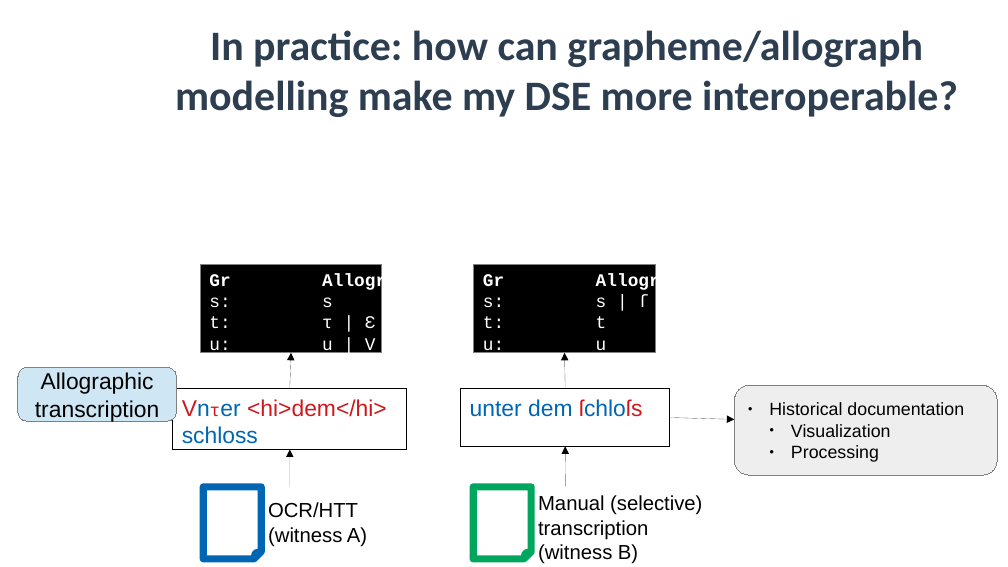
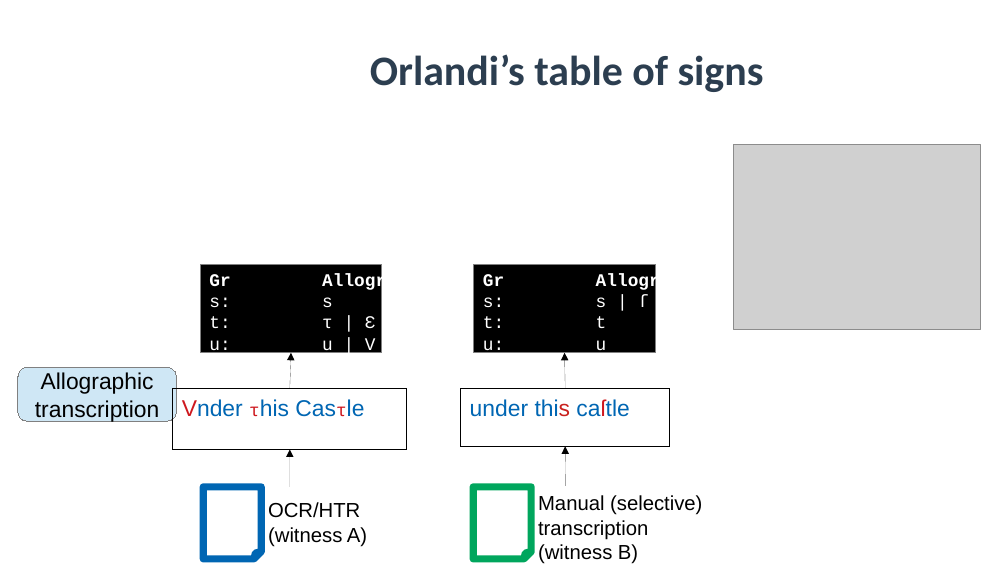
Before and after one commit to SunoikisisDC/SunoikisisDC-2021-2022, a slide deck: slide 35 of Summer/Session3_Monella.odp (slide 62 before the commit). Drawn at 1008x567 pixels with LibreOffice and Linux fonts; fonts in the diff are those of the drawing; grey boxes stand for pictures; background and template pictures are left out. Boxes give left, top, right and bottom in pixels: in the first picture for what was removed or moved away, otherwise in the second. Text is boxed around its words. In the diff, an @@ line names an element or a change of style, - is before the commit and + after.

```diff
--- a/Summer/Session3_Monella.odp
+++ b/Summer/Session3_Monella.odp
@@ title at bbox=[370, 54, 764, 92]: text changed @@
-In practice: how can grapheme/allograph modelling make my DSE more interoperable?
+Orlandi’s table of signs
@@ picture added at bbox=[734, 145, 981, 329] @@
@@ rounded rectangle removed at bbox=[735, 385, 997, 475] @@
-● Historical documentation
-  ● Visualization
-  ● Processing
@@ text in rectangle at bbox=[182, 399, 243, 417]: text changed; text colour #CE181E to #0066B3 @@
-Vnτer <hi>dem</hi> schloss
+Vnder τhis Casτle
@@ text in rectangle at bbox=[470, 399, 629, 417]: text changed @@
-unter dem ſchloſs
+under this caſtle
@@ arrow removed from (670, 418) to (735, 420) @@
@@ text at bbox=[268, 502, 367, 547]: text changed @@
-OCR/HTT
-(witness A)
+OCR/HTR
+(witness A)
```
Also in this commit, not shown: 29 other slides changed, 10 slides added, 12 slides removed, 1 other file.
